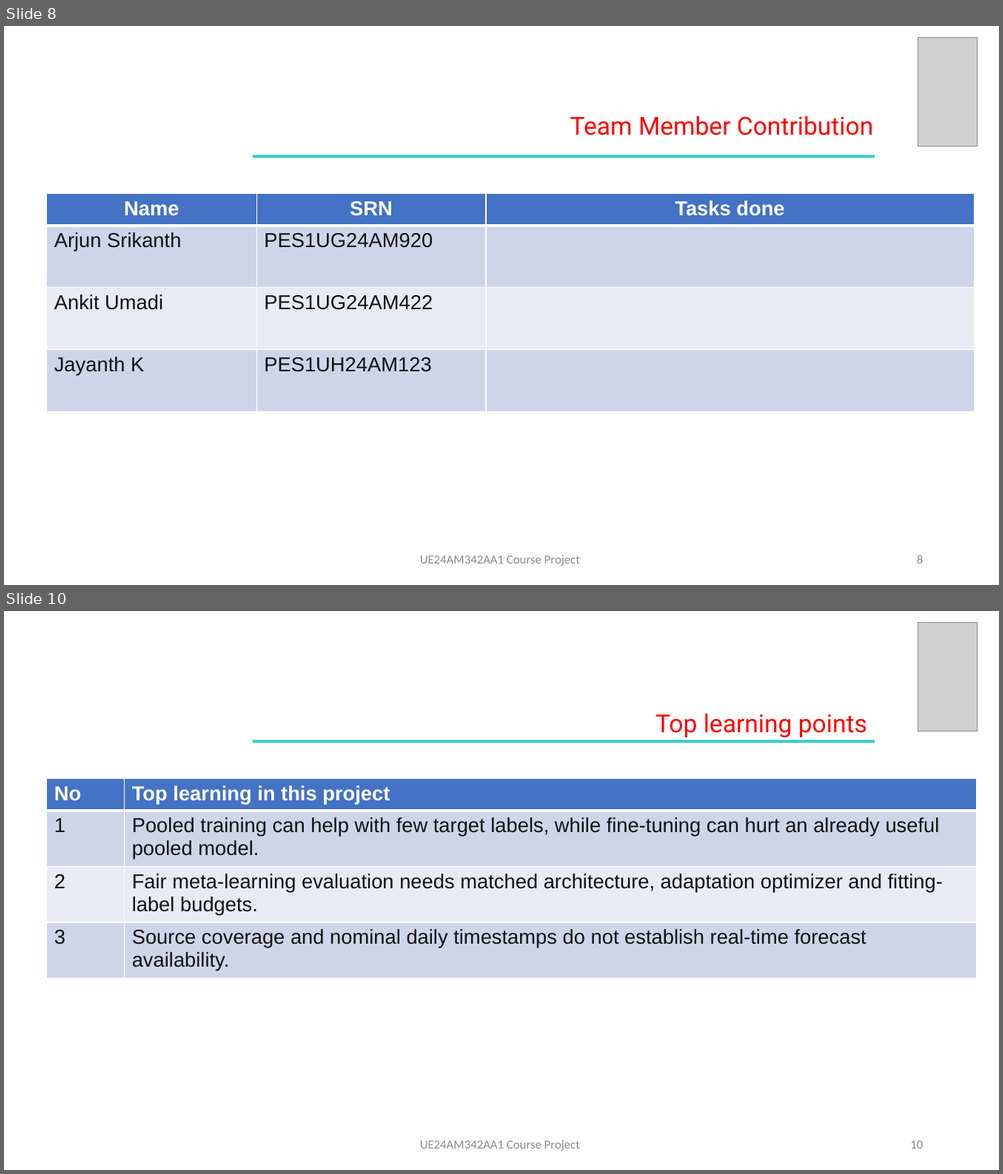
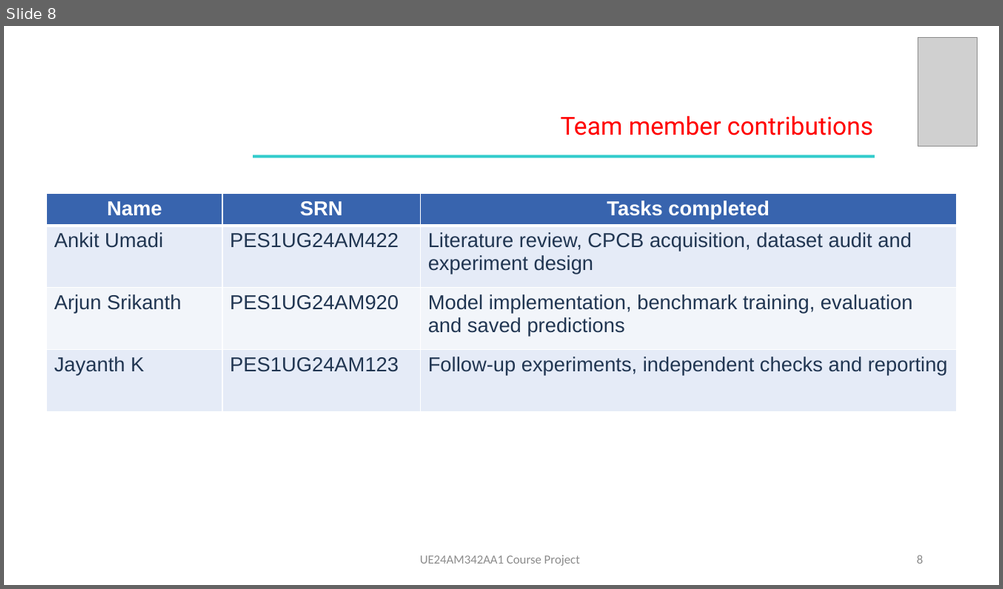
Before and after one commit to arjunsrikanthh/afml-course-project, a slide deck: slides/AFML_Final_Presentation.pptx. Shown one above the other, each under a label of ours: slides 8 and 10 before the commit, slide 8 after it; the slides between them are not shown. The pictures are 1003x1174 and 1003x589 pixels, drawn with LibreOffice and Linux fonts; fonts in the diff are those of the drawing; grey boxes stand for pictures. Boxes give left, top, right and bottom in pixels: in the first picture for what was removed or moved away, otherwise in the second. Text is boxed around its words. In the diff, an @@ line names an element or a change of style, - is before the commit and + after.

```diff
--- a/slides/AFML_Final_Presentation.pptx
+++ b/slides/AFML_Final_Presentation.pptx
@@ slide 10 removed at [4, 611, 999, 1170], background #FFFFFF @@
@@ picture removed at [918, 623, 978, 731] @@
@@ text removed at [655, 713, 867, 738] @@
-Top learning points
@@ rectangle removed at [253, 740, 874, 743] @@
@@ table removed at [46, 779, 976, 1105], 4 rows, 2 columns @@
-No | Top learning in this project
-1 | Pooled training can help with few target labels, while fine-tuning can hurt an already useful pooled model.
-2 | Fair meta-learning evaluation needs matched architecture, adaptation optimizer and fitting-label budgets.
-3 | Source coverage and nominal daily timestamps do not establish real-time forecast availability.
@@ text removed at [420, 1140, 580, 1151] @@
-UE24AM342AA1 Course Project
@@ page number removed at [910, 1141, 922, 1149] @@
-10
@@ slide 8 changed as well @@
@@ text at [560, 116, 873, 136]: text changed @@
-Team Member Contribution
+Team member contributions
@@ table at [46, 194, 956, 466] @@
-row 1, column 3: Tasks done
+row 1, column 3: Tasks completed
-row 2: Arjun Srikanth | PES1UG24AM920 | 
+row 2: Ankit Umadi | PES1UG24AM422 | Literature review, CPCB acquisition, dataset audit and experiment design
-row 3: Ankit Umadi | PES1UG24AM422 | 
+row 3: Arjun Srikanth | PES1UG24AM920 | Model implementation, benchmark training, evaluation and saved predictions
-row 4, column 2: PES1UH24AM123
+row 4, column 2: PES1UG24AM123
-row 4, column 3: 
+row 4, column 3: Follow-up experiments, independent checks and reporting
@@ fill #4472C4 to #3864AE in row 1 @@
@@ fill #CFD5EA to #E5EBF7 in 6 cells @@
@@ fill #E9EBF5 to #F2F5FA in row 3 @@
@@ text colour #111111 to #203551 in "Jayanth K" @@
@@ table: place and size @@
-table at [46, 194, 973, 462]
+table at [46, 194, 956, 466]
```
Also in this commit, not shown: 5 other slides changed, 8 slides added, 5 other slides removed, 35 other files.
